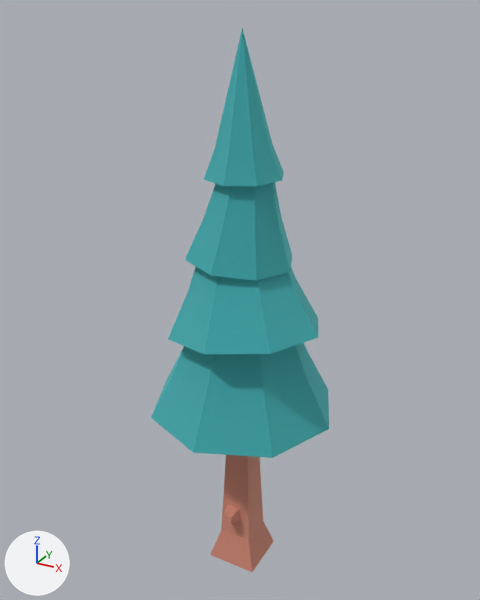
One commit to the glTF model public/models/nf2/nature/tree_pineDefaultB.glb: the scene before it, then after it.
Rendered twice from a 50 mm camera at (0.783, -1.44, 1.536) aimed at (-0.024, 0.027, 0.802). Lighting does not change. The marker at lower left points along +X, +Y and +Z. The picture after the commit comes second. Where no turn or scale is listed for an object, it has been applied to the vertices.

In view in the first picture: 'tree_pineDefaultB'.
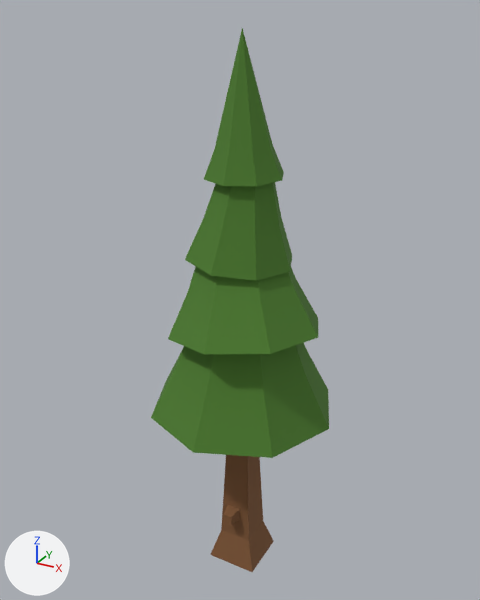
The change, as a diff of the scene's bpy script:
```diff
--- a/public/models/nf2/nature/tree_pineDefaultB.glb.py
+++ b/public/models/nf2/nature/tree_pineDefaultB.glb.py
@@ mat_woodbarkdark @@
 mat_woodbarkdark = principled_material('woodBarkDark')
-mat_woodbarkdark.base_color = (0.8, 0.463, 0.369)  # beige #e7b5a4
-mat_woodbarkdark.metallic = 1.0
+mat_woodbarkdark.base_color = (0.205, 0.0887, 0.0319)  # brown #7d5432
 mat_woodbarkdark.roughness = 1.0
@@ mat_leafsdark @@
 mat_leafsdark = principled_material('leafsDark')
-mat_leafsdark.base_color = (0.169, 0.651, 0.667)  # cyan #72d3d5
-mat_leafsdark.metallic = 1.0
+mat_leafsdark.base_color = (0.0685, 0.195, 0.0222)  # dark green #4a7a29
 mat_leafsdark.roughness = 1.0
@@ ob_tmpparent @@
-ob_tmpparent = bpy.data.objects.new('tmpParent', None)
-ob_tmpparent.location = (0.0, 0.0, 0.0)
```

Changed parts and their boxes (x1, y1, x2, y2) in the pictures (480 x 600 px):
'tree_pineDefaultB', recoloured, surface changed (cyan to dark green): (151, 28, 329, 572) in both
